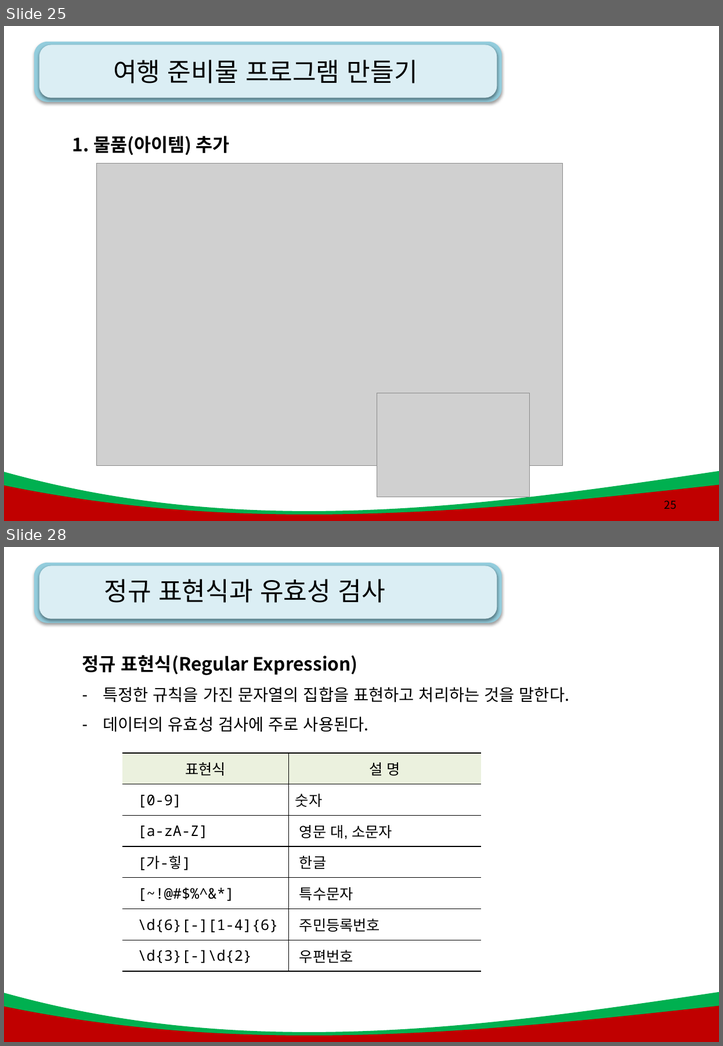
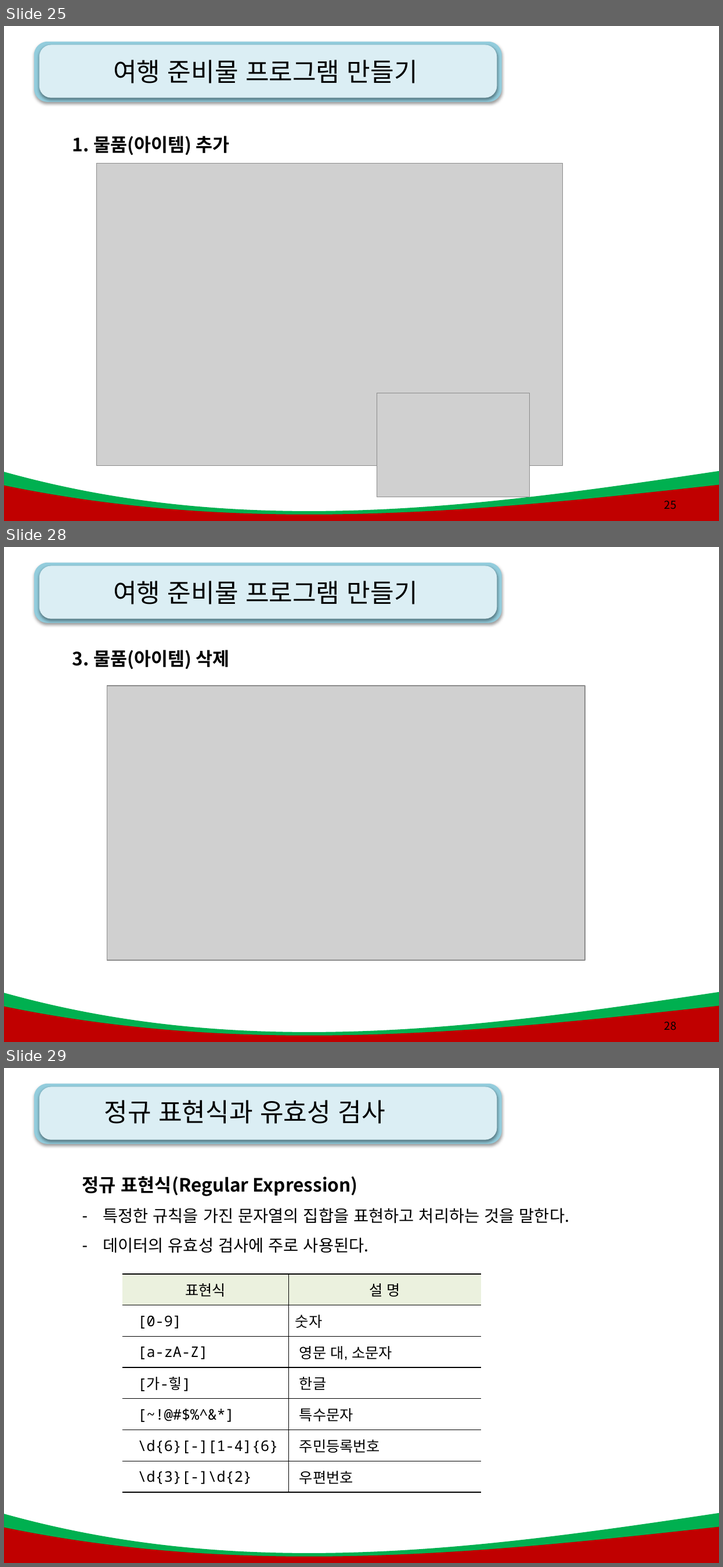
Before and after one commit to kiyongee2/green_project_web, a slide deck: js_ppt/8강. js_폼과 정규표현식.pptx. Shown one above the other, each under a label of ours: slides 25 and 28 before the commit, slides 25, 28 and 29 after it; the slides between them are not shown. The pictures are 723x1046 and 723x1567 pixels, drawn with LibreOffice and Linux fonts; fonts in the diff are those of the drawing; grey boxes stand for pictures; background and template pictures are left out. Boxes give left, top, right and bottom in pixels: in the first picture for what was removed or moved away, otherwise in the second. Text is boxed around its words. In the diff, an @@ line names an element or a change of style, - is before the commit and + after.

```diff
--- a/js_ppt/8강. js_폼과 정규표현식.pptx
+++ b/js_ppt/8강. js_폼과 정규표현식.pptx
@@ slide 28 added at (4, 547, 719, 1042), background #FFFFFF; not listed: 4 template elements that a slide beside it also shows @@
@@ title added at (113, 581, 418, 604), 28 pt, text #000000 @@
+여행 준비물 프로그램 만들기
@@ text added at (72, 650, 230, 669), 20 pt, text #000000, bold @@
+3. 물품(아이템) 삭제
@@ picture added at (107, 686, 585, 960) @@
@@ page number added at (664, 1021, 676, 1030), 12 pt, text #000000 @@
+28
@@ what was slide 28 is now slide 29 @@
```
Also in this commit, not shown: 4 slides changed, 36 other files.
